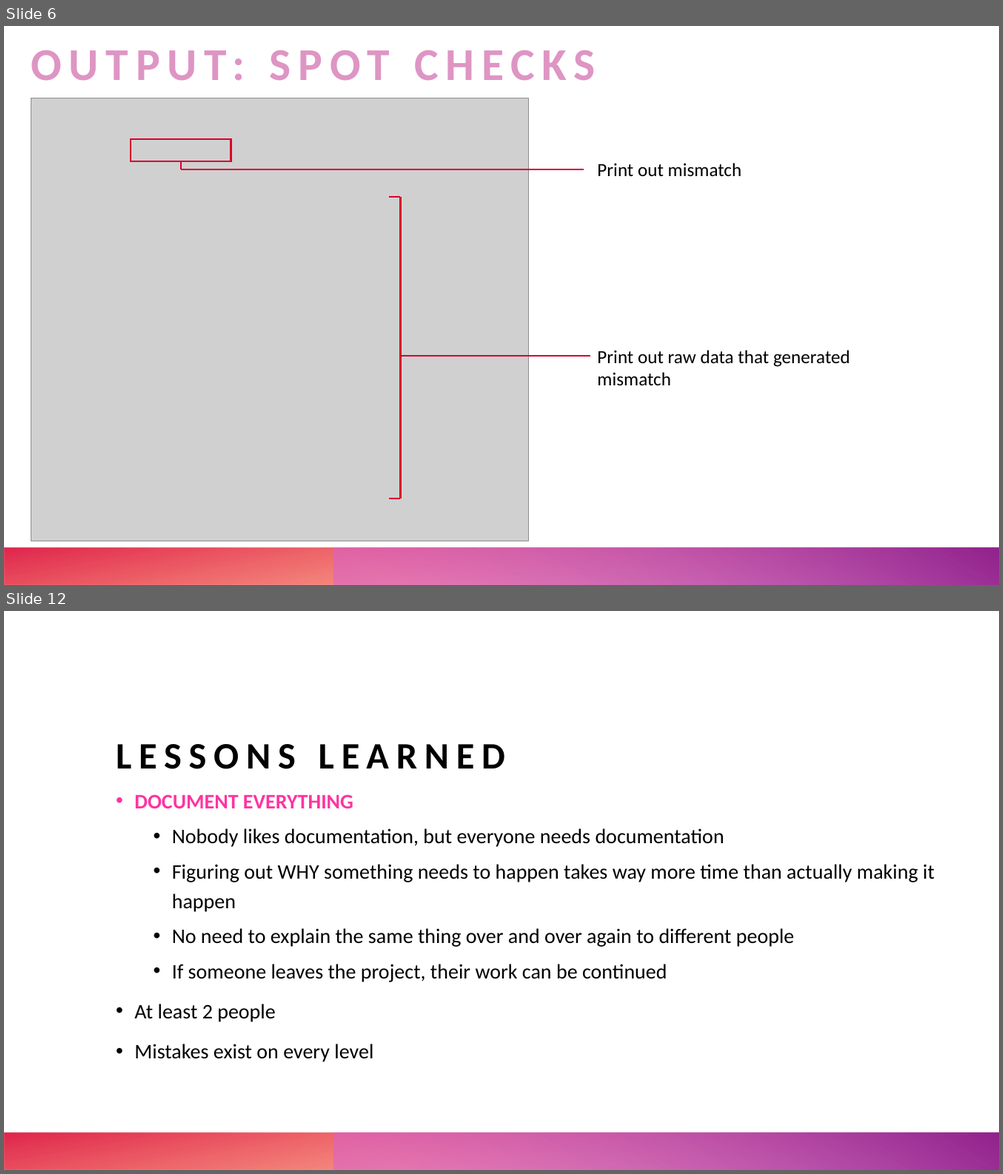
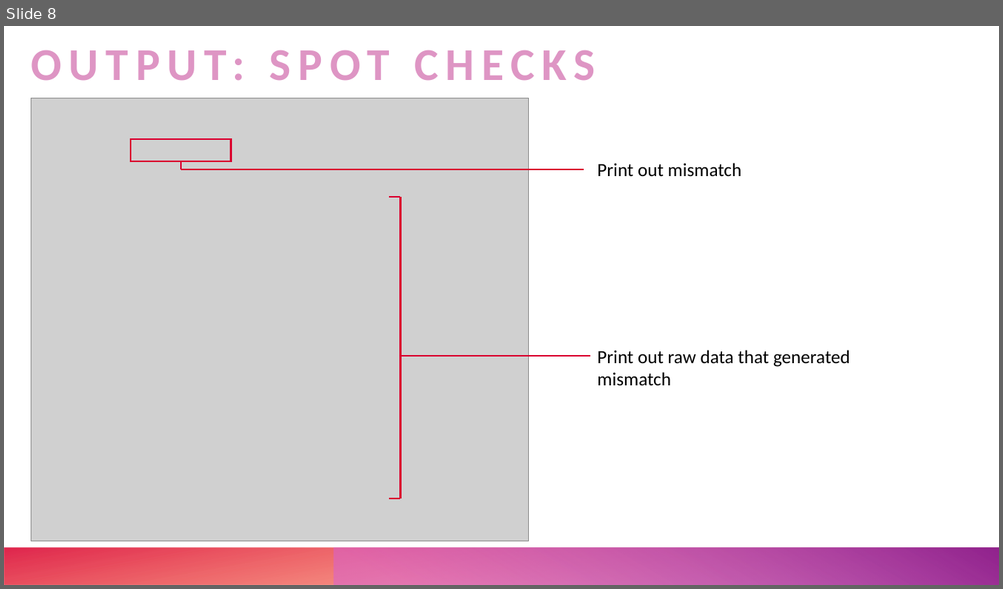
Before and after one commit to UTHealthCHCD-TACC/uthealth-dw, a slide deck: greenplum/datawarehouse/documentation/data-warehouse-QA-summary.pptx. Shown one above the other, each under a label of ours: slides 6 and 12 before the commit, slide 8 after it; the slides between them are not shown. The pictures are 1003x1174 and 1003x589 pixels, drawn with LibreOffice and Linux fonts; fonts in the diff are those of the drawing; grey boxes stand for pictures. Boxes give left, top, right and bottom in pixels: in the first picture for what was removed or moved away, otherwise in the second. Text is boxed around its words. In the diff, an @@ line names an element or a change of style, - is before the commit and + after.

```diff
--- a/greenplum/datawarehouse/documentation/data-warehouse-QA-summary.pptx
+++ b/greenplum/datawarehouse/documentation/data-warehouse-QA-summary.pptx
@@ slide 12 removed at bbox=[4, 611, 999, 1170], background #FFFFFF; not listed: 2 template elements that a slide beside it also shows @@
@@ title removed at bbox=[116, 744, 505, 769] @@
-LESSONS LEARNED
@@ text removed at bbox=[134, 795, 934, 1062] @@
-• DOCUMENT EVERYTHING
-  • Nobody likes documentation, but everyone needs documentation
-  • Figuring out WHY something needs to happen takes way more time than actually making it happen
-  • No need to explain the same thing over and over again to different people
-  • If someone leaves the project, their work can be continued
-• At least 2 people
-• Mistakes exist on every level
@@ what was slide 6 is now slide 8 @@
```
Also in this commit, not shown: 6 slides changed, 8 slides added, 2 other slides removed, 6 other files.
